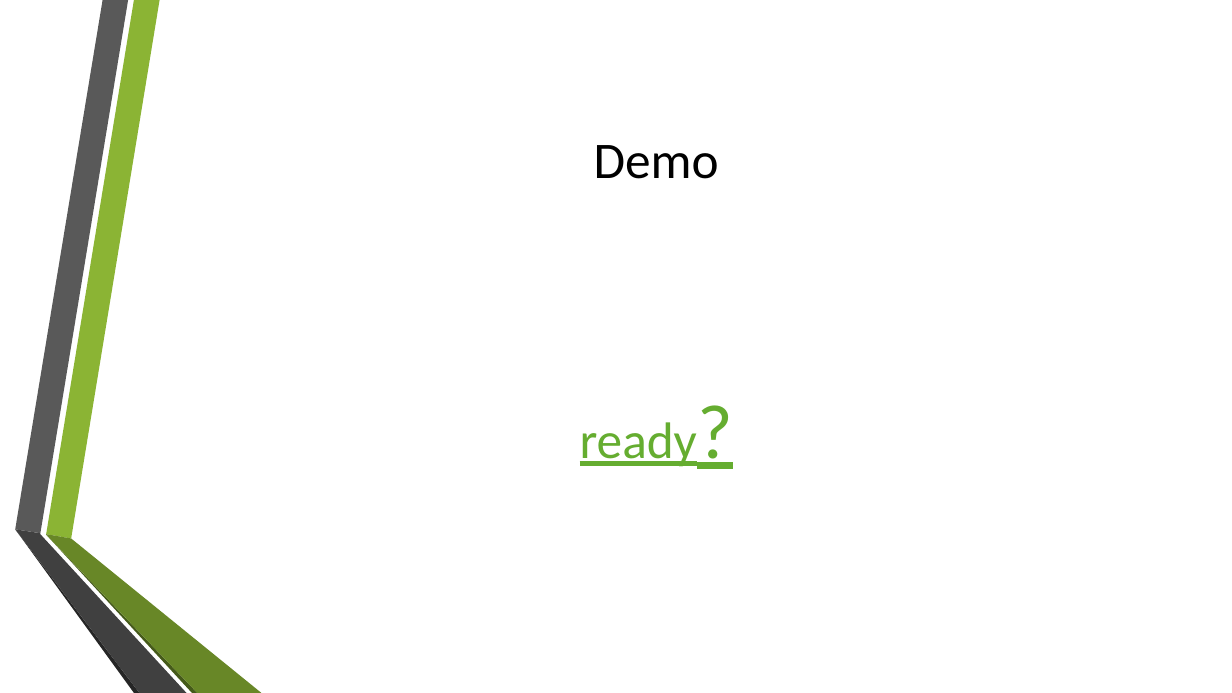
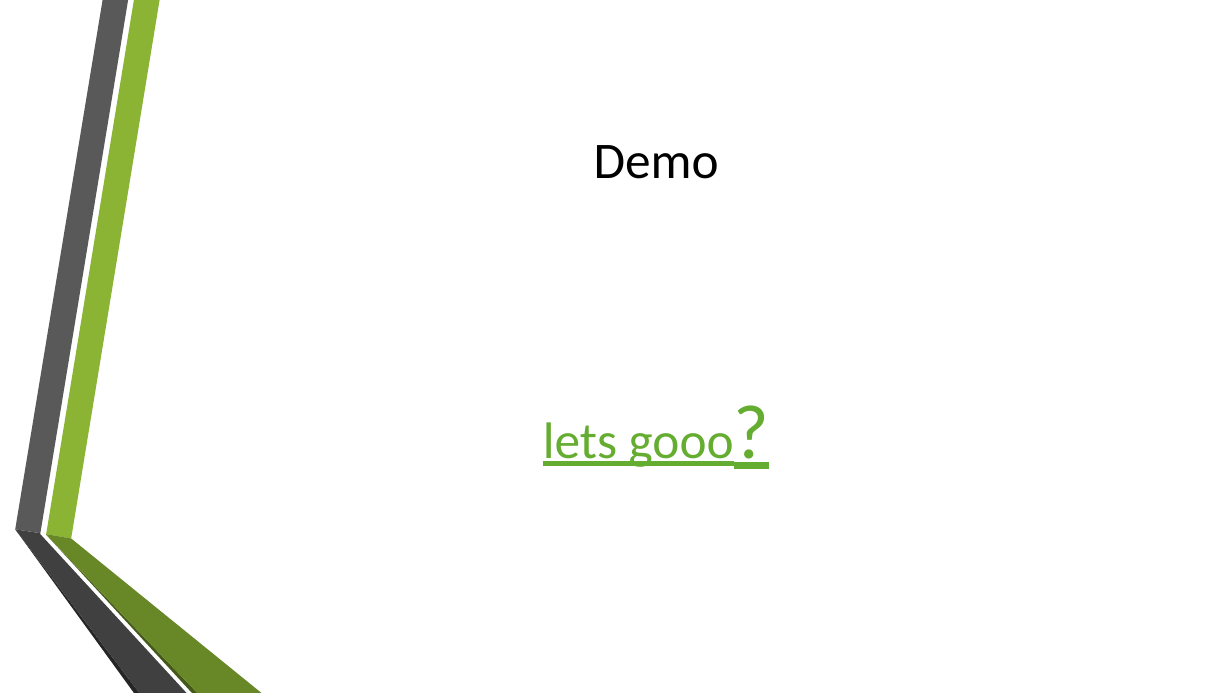
Before and after one commit to GamingBets/documents, a slide deck: slide 11 of Gaming-Bets.pptx (slide 7 before the commit). Drawn at 1232x693 pixels with LibreOffice and Linux fonts; fonts in the diff are those of the drawing; background and template pictures are left out. Boxes give left, top, right and bottom in pixels: in the first picture for what was removed or moved away, otherwise in the second. Text is boxed around its words. In the diff, an @@ line names an element or a change of style, - is before the commit and + after.

```diff
--- a/Gaming-Bets.pptx
+++ b/Gaming-Bets.pptx
@@ text at bbox=[543, 422, 734, 467]: text changed @@
-ready?
+lets gooo?
```
Also in this commit, not shown: 4 other slides changed, 3 slides added.
